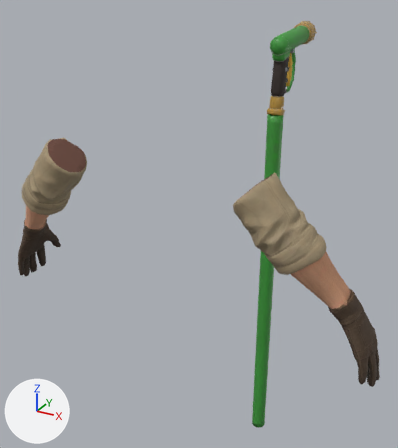
A saved change to the glTF model assets/3d/fire/fp_nozzle.glb.
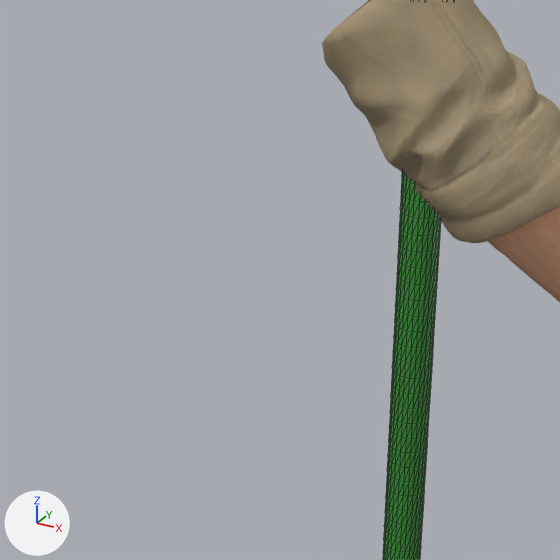
There are two pictures of each version: one whole from a camera (50 mm lens) standing at (0.708, -1.061, 0.06) and looking at (-0.047, 0.313, -0.626), one close up on the part from 30% to 79% of the width and 42% to 86% of the height. Lighting does not change. The marker at lower left points along +X, +Y and +Z. The first two pictures are the older version. The close-ups show mesh edges as thin lines.

In view in the first close-up: 'fp_arms', 'fp_hose'.
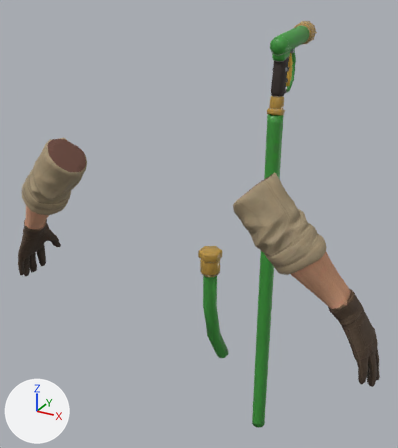
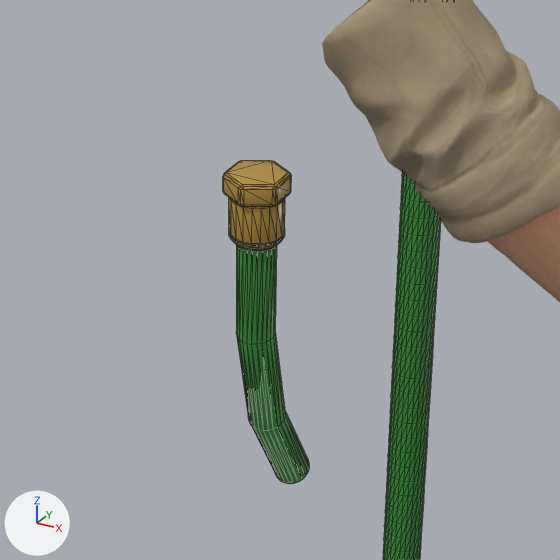
What differs and where, as boxes (x1, y1, x2, y2) in the close-ups (560 x 560 px):
```json
{"object": "fp_coupling", "change": "added", "after": [223, 160, 309, 484]}
```

Edits to the scene script, one JSON object a line:
```json
{"op": "add", "block": "img_fp_coupling_albedo", "code": ["img_fp_coupling_albedo = load_image('fp_coupling_albedo', '_unpacked/fp_coupling_albedo', 1024, 1024, 'sRGB')"]}
{"op": "add", "block": "img_fp_coupling_rough", "code": ["img_fp_coupling_rough = load_image('fp_coupling_rough', '_unpacked/fp_coupling_rough', 1024, 1024, 'Non-Color')"]}
{"op": "add", "block": "mat_fp_coupling", "code": ["mat_fp_coupling = bpy.data.materials.new('fp_coupling')", "# uses the picture img_fp_coupling_albedo", "# uses the picture img_fp_coupling_rough"]}
{"op": "add", "block": "me_fp_coupling", "code": ["me_fp_coupling = bpy.data.meshes.new('fp_coupling')", "me_fp_coupling.from_pydata(...)  # 360 vertices, 704 faces; spans x -0.033..0.033, y 0.263..0.419, z -1.161..-0.7", "me_fp_coupling.materials.append(mat_fp_coupling)"]}
{"op": "add", "block": "ob_fp_coupling", "code": ["ob_fp_coupling = bpy.data.objects.new('fp_coupling', me_fp_coupling)", "ob_fp_coupling.location = (0.0, 0.0, 0.0)"]}
```
